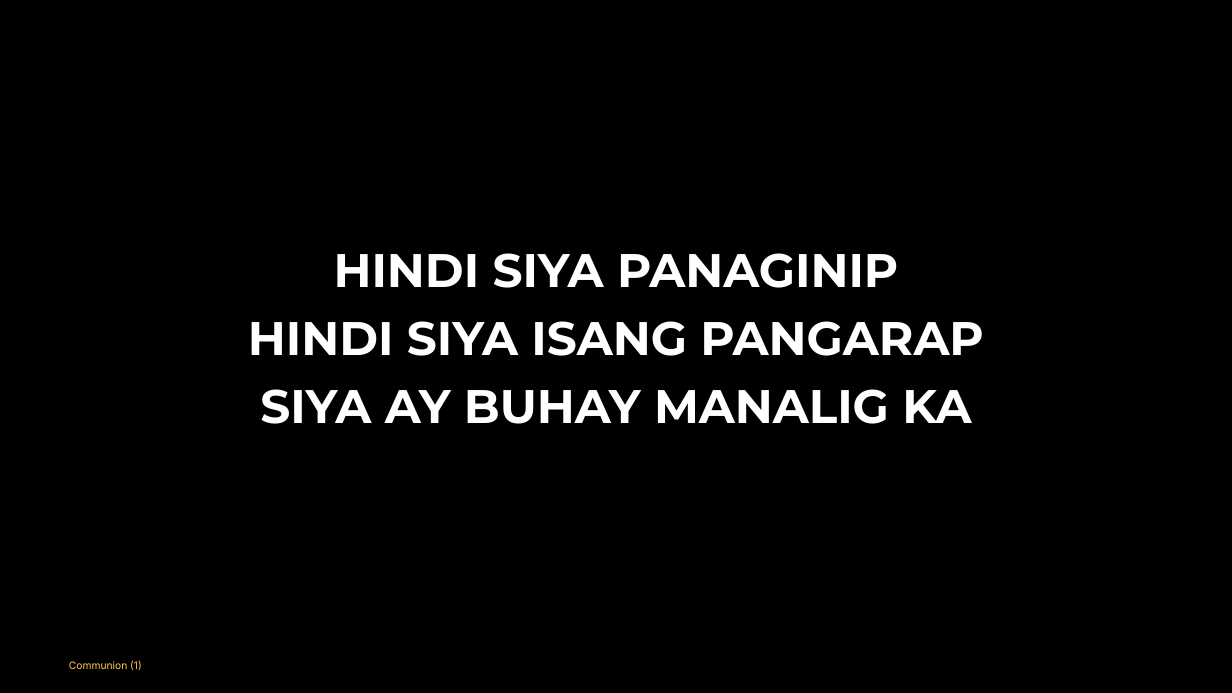
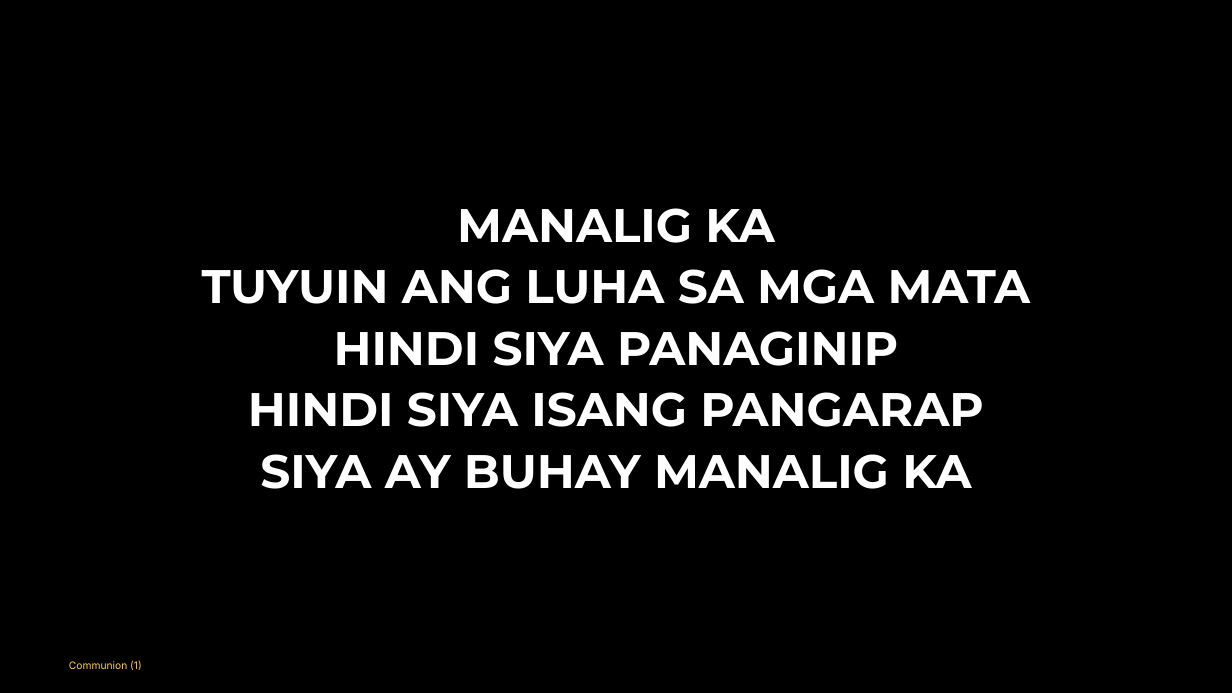
Before and after one commit to divinogabriel9/verbum, a slide deck: slide 73 of outputs/GFCC31May2026_OrdinaryTime.pptx (slide 57 before the commit). Drawn at 1232x693 pixels with LibreOffice and Linux fonts; fonts in the diff are those of the drawing. Boxes give left, top, right and bottom in pixels: in the first picture for what was removed or moved away, otherwise in the second. Text is boxed around its words. In the diff, an @@ line names an element or a change of style, - is before the commit and + after.

```diff
--- a/outputs/GFCC31May2026_OrdinaryTime.pptx
+++ b/outputs/GFCC31May2026_OrdinaryTime.pptx
@@ text "MANALIG KA" moved from (x1=248, y1=253, x2=984, y2=424) to (x1=202, y1=208, x2=1031, y2=489) @@
@@ text at (x1=202, y1=208, x2=1031, y2=304): paragraphs added @@
+MANALIG KA
+TUYUIN ANG LUHA SA MGA MATA
@@ text at (x1=248, y1=331, x2=984, y2=489): line spacing 1.05 to 1; less space between paragraphs @@
```
Also in this commit, not shown: 27 other slides changed, 19 slides added, 5 slides removed, 21 other files.
